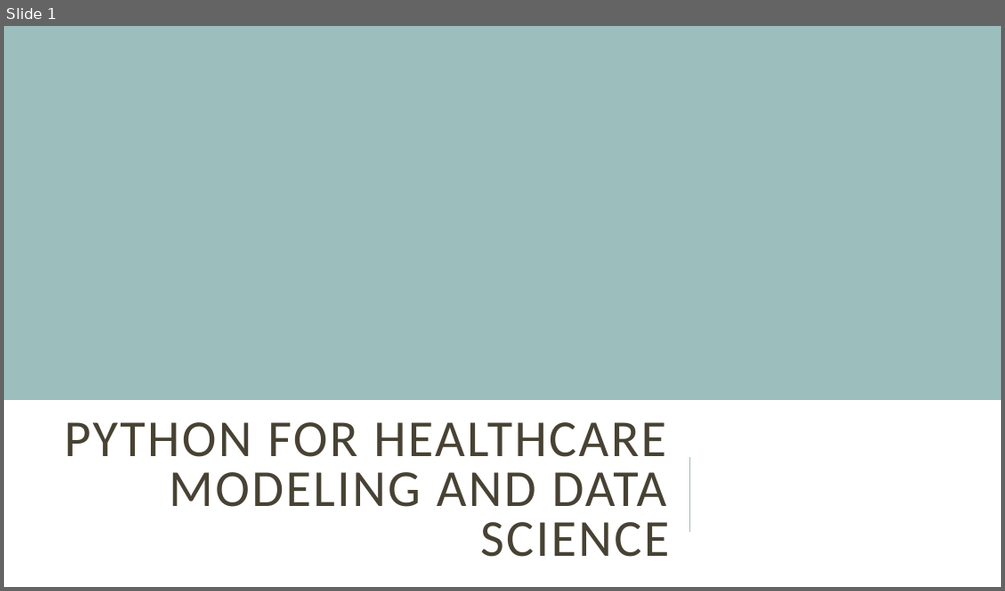
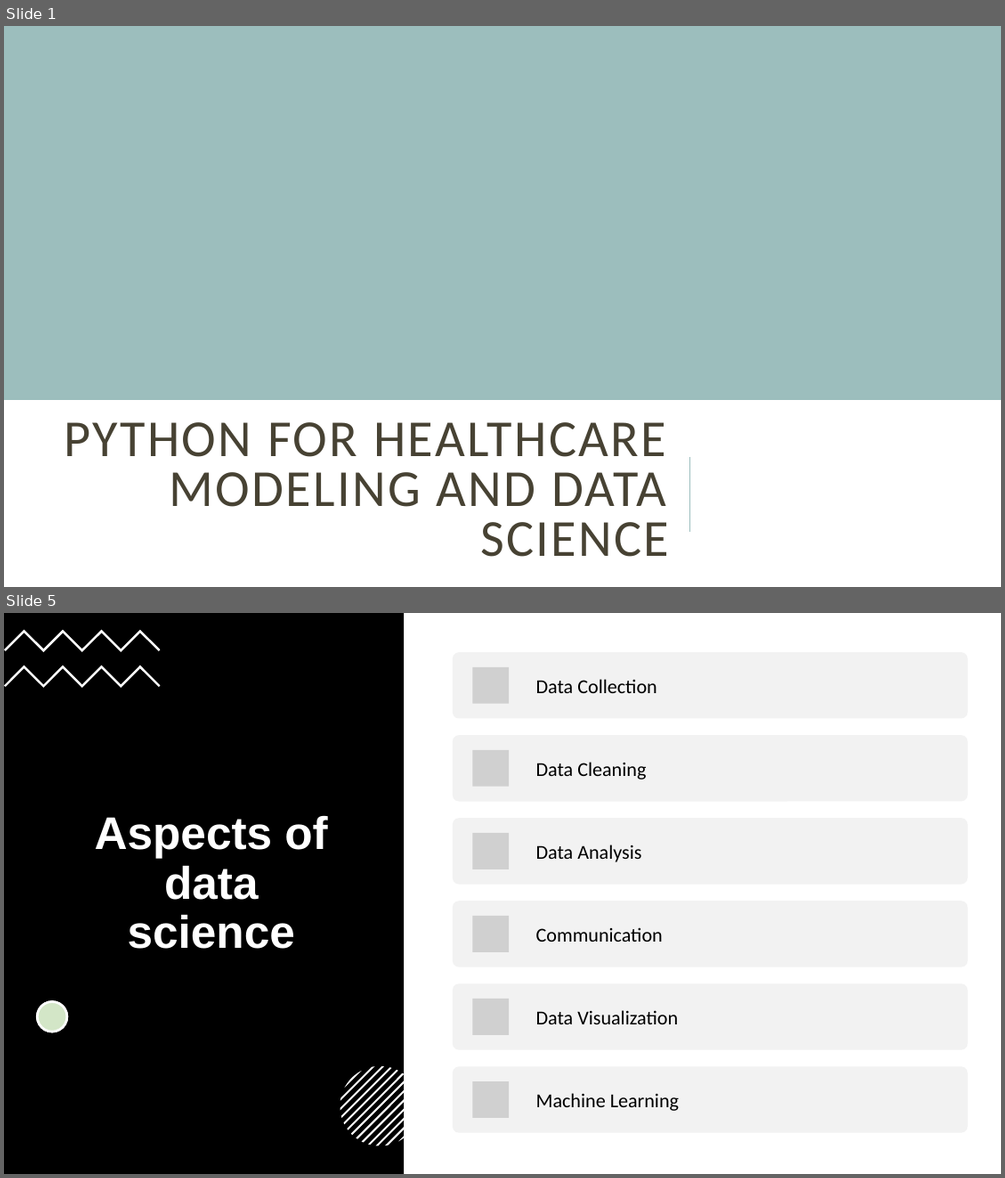
Before and after one commit to ammarmans1995/Python-For-healthcare-and-data, a slide deck: Slides/Module 4.pptx. Shown one above the other, each under a label of ours: slide 1 before the commit, slides 1 and 5 after it; the slides between them are not shown. The pictures are 1005x591 and 1005x1178 pixels, drawn with LibreOffice and Linux fonts; fonts in the diff are those of the drawing; grey boxes stand for pictures. Boxes give left, top, right and bottom in pixels: in the first picture for what was removed or moved away, otherwise in the second. Text is boxed around its words. In the diff, an @@ line names an element or a change of style, - is before the commit and + after.

```diff
--- a/Slides/Module 4.pptx
+++ b/Slides/Module 4.pptx
@@ slide 5 added at (4, 613, 1001, 1174), background #FFFFFF @@
@@ rectangle added at (4, 613, 404, 1174), fill #000000 @@
@@ freeform shape added at (4, 629, 161, 652), fill #FFFFFF @@
@@ freeform shape added at (4, 666, 161, 688), fill #FFFFFF @@
@@ title added at (73, 711, 350, 1057), 44 pt, text #FFFFFF, bold @@
+Aspects of data science
@@ ellipse added at (37, 1002, 67, 1032), fill #FFFFFF, outline #FFFFFF 2.25 pt @@
@@ ellipse added at (37, 1002, 67, 1032), fill #70AD47 at 30% opacity, outline #FFFFFF 2.25 pt @@
@@ group added at (453, 652, 968, 1133): 6 rounded rectangles, 6 pictures, 6 texts @@
+Data Collection
+Data Cleaning
+Data Analysis
+Communication
+Data Visualization
+Machine Learning
@@ group added at (340, 1066, 420, 1146): 13 freeform shapes @@
```
Also in this commit, not shown: 6 other slides added, 14 other files.
